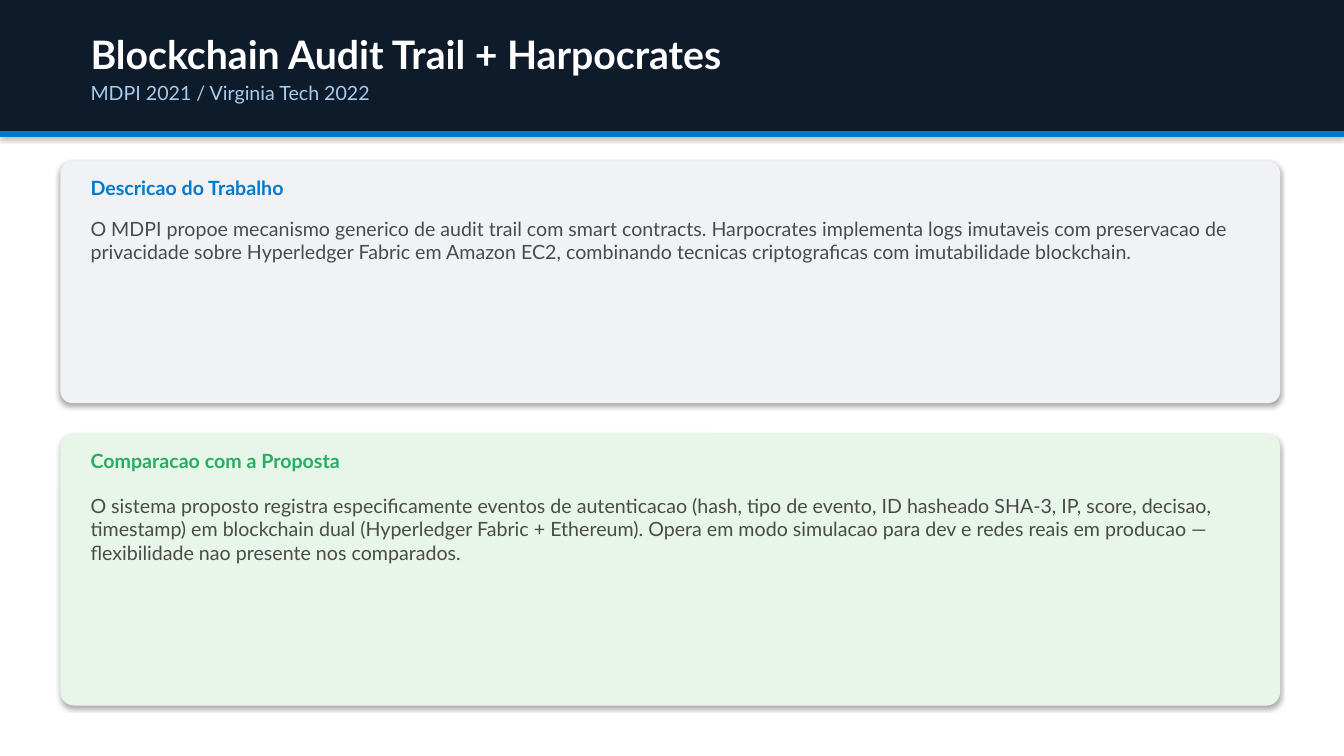
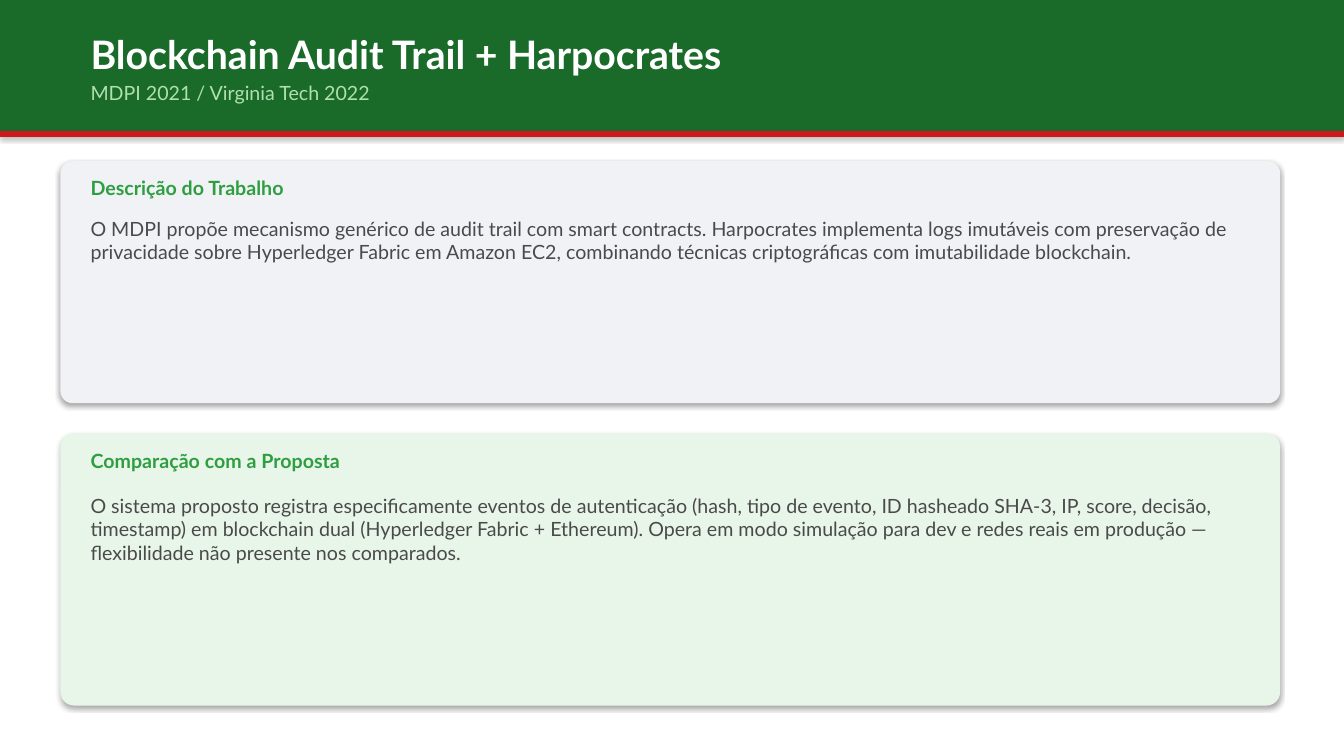
Before and after one commit to jgbcientista/gestao-autonomo, a slide deck: slide 10 of docs/trabalhos-relacionados.pptx. Drawn at 1344x756 pixels with LibreOffice and Linux fonts; fonts in the diff are those of the drawing. Boxes give left, top, right and bottom in pixels: in the first picture for what was removed or moved away, otherwise in the second. Text is boxed around its words. In the diff, an @@ line names an element or a change of style, - is before the commit and + after.

```diff
--- a/docs/trabalhos-relacionados.pptx
+++ b/docs/trabalhos-relacionados.pptx
@@ rectangle at bbox=[0, 0, 1344, 131]: fill #0D1B2A to #1A6B2A @@
@@ text "MDPI 2021 / Virginia Tech ..." at bbox=[91, 85, 369, 104]: text colour #AACCEE to #B0E0B0 @@
@@ rectangle at bbox=[0, 131, 1344, 137]: fill #007ACC to #CD191E @@
@@ text at bbox=[91, 180, 283, 199]: text changed; text colour #007ACC to #2F9E41 @@
-Descricao do Trabalho
+Descrição do Trabalho
@@ text at bbox=[91, 221, 1226, 263]: text changed @@
-O MDPI propoe mecanismo generico de audit trail com smart contracts. Harpocrates implementa logs imutaveis com preservacao de privacidade sobre Hyperledger Fabric em Amazon EC2, combinando tecnicas criptograficas com imutabilidade blockchain.
+O MDPI propõe mecanismo genérico de audit trail com smart contracts. Harpocrates implementa logs imutáveis com preservação de privacidade sobre Hyperledger Fabric em Amazon EC2, combinando técnicas criptográficas com imutabilidade blockchain.
@@ text at bbox=[91, 453, 340, 472]: text changed; text colour #27AE60 to #2F9E41 @@
-Comparacao com a Proposta
+Comparação com a Proposta
@@ text at bbox=[91, 498, 1211, 564]: text changed @@
-O sistema proposto registra especificamente eventos de autenticacao (hash, tipo de evento, ID hasheado SHA-3, IP, score, decisao, timestamp) em blockchain dual (Hyperledger Fabric + Ethereum). Opera em modo simulacao para dev e redes reais em producao — flexibilidade nao presente nos comparados.
+O sistema proposto registra especificamente eventos de autenticação (hash, tipo de evento, ID hasheado SHA-3, IP, score, decisão, timestamp) em blockchain dual (Hyperledger Fabric + Ethereum). Opera em modo simulação para dev e redes reais em produção — flexibilidade não presente nos comparados.
```
Also in this commit, not shown: 16 other slides changed, 2 other files.
